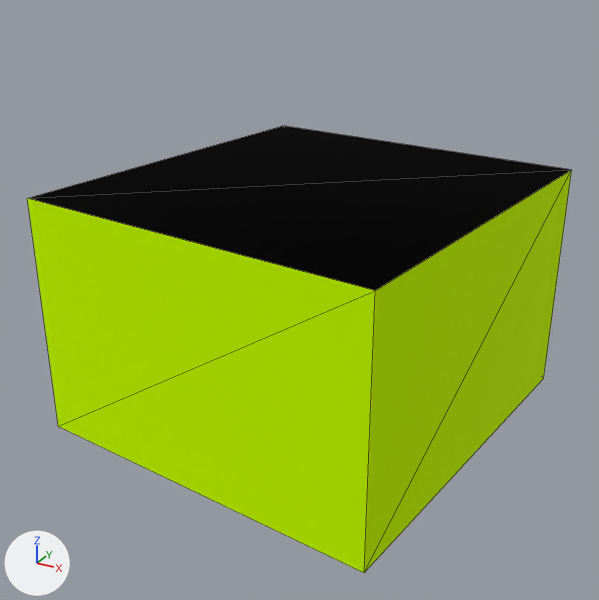
Before and after pictures for a commit that changed the glTF model web/public/assets/cities/london/tiles/1_-5.far.glb.
The view is the same before and after, from a camera (50 mm lens) standing at (273.1, -1128.9, 6.6) and looking at (260.9, -1106.7, -4.5). The lights are fixed; the arrows at lower left show +X, +Y and +Z. The picture after the commit comes second. Mesh edges are drawn as thin lines. Where no turn or scale is listed for an object, it has been applied to the vertices. Vertices at exactly the same position are counted once.

In view in the first picture: '1_-5_far'.
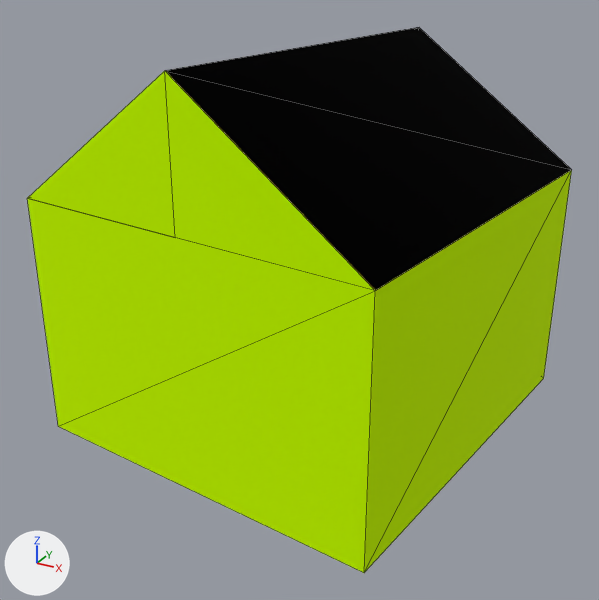
Where the newer file only moved an object's origin or applied its transform, the numbers keep the older frame.

The change in detail:
me_1__5_far is used by ob_1__5_far; location (261.0, -1105.79, -4.76).
Verts and faces of me_1__5_far; kept vertices keep their numbers, new ones are numbered from 8.
Before the commit, vertices of me_1__5_far: 2 (5.32, -7.18, 4.05) at pixel (375, 290), 3 (-6.88, -5.71, 4.05) at pixel (27, 198), 5 (6.88, 5.7, 4.05) at pixel (571, 169), 7 (-5.31, 7.18, 4.05) at pixel (283, 125).
me_1__5_far had 8 vertices, 10 faces and spanned x -6.88..6.88, y -7.18..7.18, z -4.05..4.05.
me_1__5_far now has 14 vertices, 18 faces and spans x -6.88..6.88, y -7.18..7.18, z -4.05..8.35.
Part 1, on me_1__5_far:
Faces deleted: (3, 5, 7), (2, 5, 3).
New vertex 8 is at (-0.78, -6.45, 4.05), pixel (175, 237).
New vertex 9 is at (-0.78, -6.45, 8.35), pixel (164, 70).
New vertex 10 is at (0.78, 6.44, 4.05).
New vertex 11 is at (0.78, 6.44, 8.35), pixel (419, 27).
New vertex 12 is at (6.88, 5.7, 4.05), pixel (571, 169).
New vertex 13 is at (-5.31, 7.18, 4.05).
New faces: (3, 8, 9), (2, 9, 8), (5, 10, 11), (5, 11, 12), (7, 13, 10), (10, 13, 11) (mat_facade).
New faces: (3, 11, 13), (3, 9, 11), (9, 12, 11), (2, 12, 9) (mat_roof).

Where the change shows, as pixel boxes (x1, y1, x2, y2) in the pictures (599 x 600 px):
'1_-5_far', reshaped (22% taller): before (27, 126, 572, 573); after (27, 27, 572, 573)
part 1 of me_1__5_far, built on: before (28, 126, 571, 291); after (28, 27, 572, 291)
